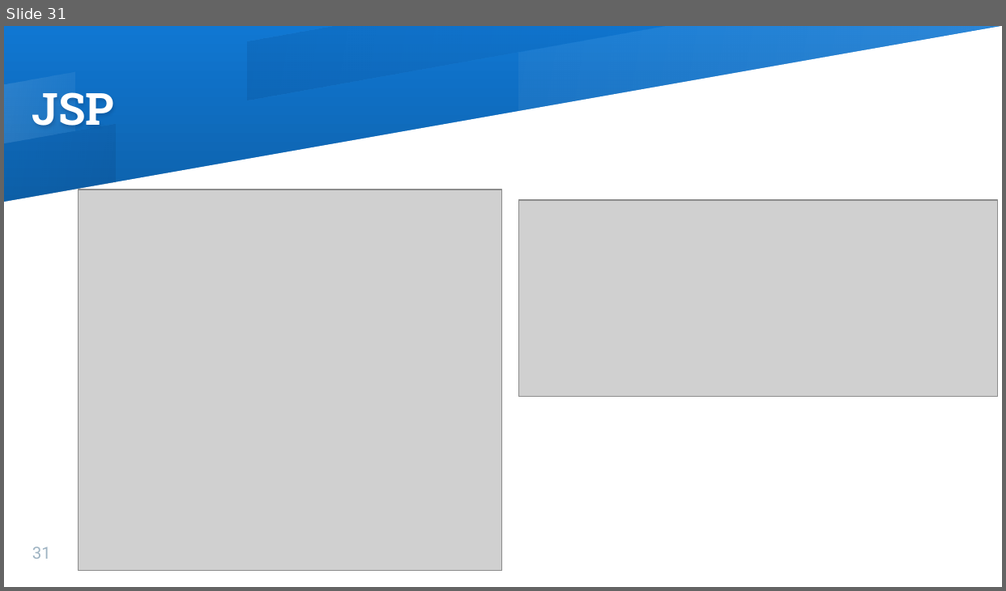
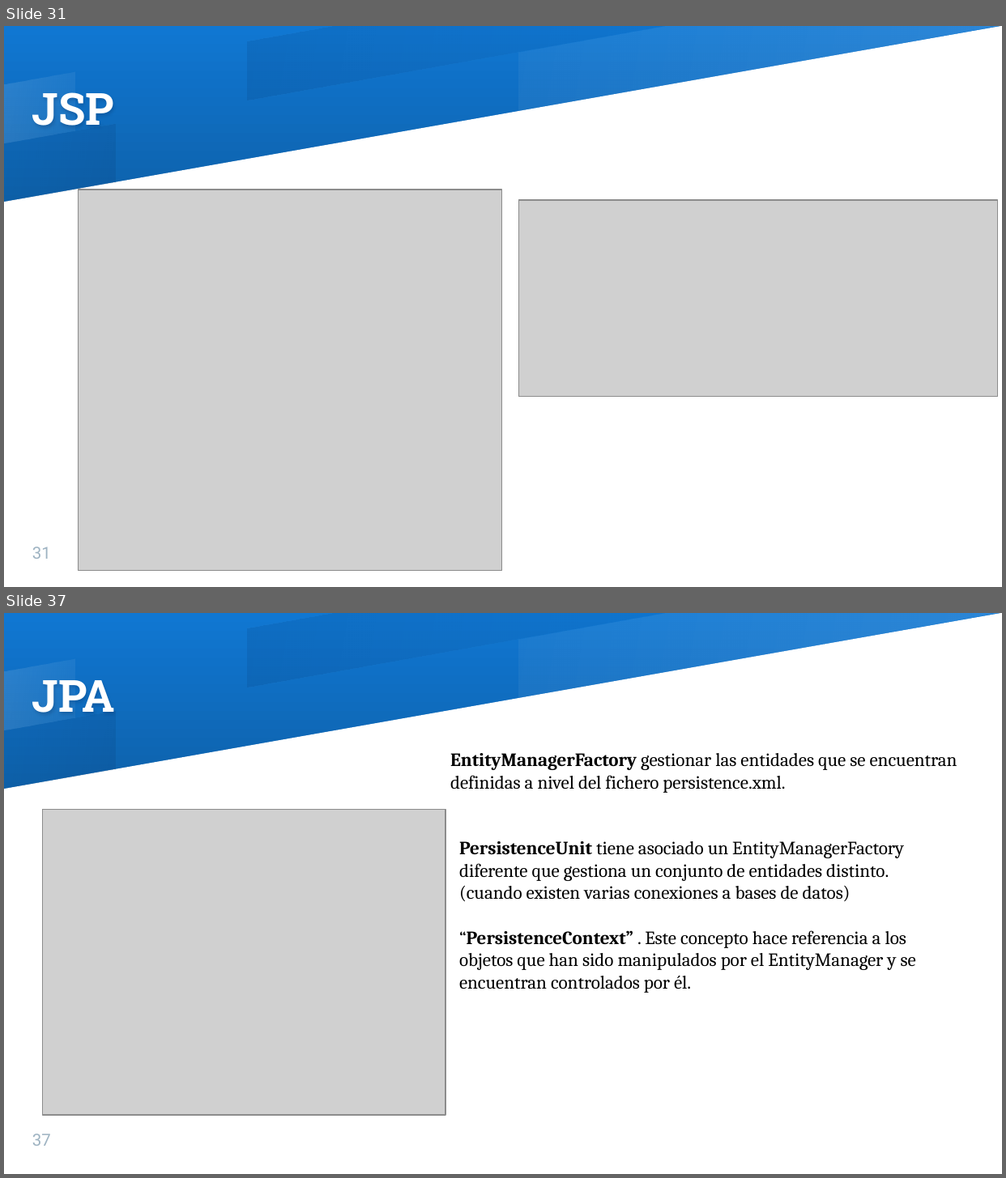
Before and after one commit to gladyscarrillo/JAVAEE, a slide deck: CursoJAVAEmpresarial.pptx. Shown one above the other, each under a label of ours: slide 31 before the commit, slides 31 and 37 after it; the slides between them are not shown. The pictures are 1006x591 and 1006x1178 pixels, drawn with LibreOffice and Linux fonts; fonts in the diff are those of the drawing; grey boxes stand for pictures. Boxes give left, top, right and bottom in pixels: in the first picture for what was removed or moved away, otherwise in the second. Text is boxed around its words. In the diff, an @@ line names an element or a change of style, - is before the commit and + after.

```diff
--- a/CursoJAVAEmpresarial.pptx
+++ b/CursoJAVAEmpresarial.pptx
@@ slide 37 added at box(4, 613, 1002, 1174), background gradient #1077D2 to #093153; not listed: 5 template elements that a slide beside it also shows @@
@@ title added at box(32, 680, 115, 713), 32 pt, text #FFFFFF, bold @@
+JPA
@@ text added at box(450, 753, 957, 793), 13.5 pt, text #000000 @@
+EntityManagerFactory gestionar las entidades que se encuentran definidas a nivel del fichero persistence.xml.
@@ picture added at box(42, 810, 445, 1115) @@
@@ text added at box(459, 841, 916, 993), 13.5 pt, text #000000 @@
+PersistenceUnit tiene asociado un EntityManagerFactory diferente que gestiona un conjunto de entidades distinto.(cuando existen varias conexiones a bases de datos)
+“PersistenceContext” . Este concepto hace referencia a los objetos que han sido manipulados por el EntityManager y se encuentran controlados por él.
@@ page number added at box(32, 1134, 51, 1146), 12 pt, text #9EB3C2 @@
+37
```
Also in this commit, not shown: 2 slides changed, 5 other slides added.
